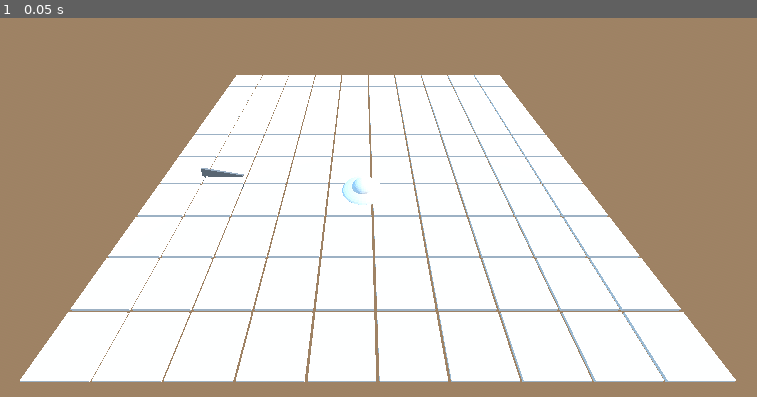
Above: before the commit, frame 1.
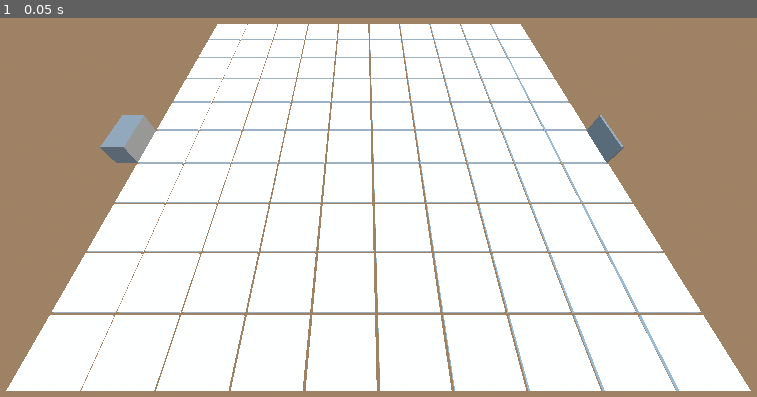
Above: after the commit, the same moment.

Repository: MackWessels/glowfront
Game: Godot game, scene res://scenes/main.tscn
Same seed, same stepped clock (60 frames per second), same inputs: the game is played once before the commit and once after it.
Inputs:
- Up to frame 1 (0.05 s): no input

The runs differ from the first frame. In frame 1, 23% of the frame differs, in the area x 0-100%, y 1-99%.

Commit message:
added portals to tile board

Diff:
--- a/scenes/enemy_spawner.tscn
+++ b/scenes/enemy_spawner.tscn
@@ -4,14 +4,14 @@
 [ext_resource type="PackedScene" uid="uid://bksm503hl2ahi" path="res://scenes/enemy.tscn" id="2_devoi"]
 
 [sub_resource type="BoxMesh" id="BoxMesh_devoi"]
-size = Vector3(2, 1, 0.1)
+size = Vector3(2, 1, 1)
 
 [node name="EnemySpawner" type="Node3D"]
 script = ExtResource("1_ks1gq")
 enemy_scene = ExtResource("2_devoi")
 
 [node name="MeshInstance3D" type="MeshInstance3D" parent="."]
-transform = Transform3D(1, 0, 0, 0, 1, 0, 0, 0, 1, 0, 0.5, -1)
+transform = Transform3D(1, 0, 0, 0, 1, 0, 0, 0, 1, 0, 0.5, -1.5)
 mesh = SubResource("BoxMesh_devoi")
 
 [node name="Timer" type="Timer" parent="."]
--- a/scenes/main.tscn
+++ b/scenes/main.tscn
@@ -1,9 +1,8 @@
-[gd_scene load_steps=9 format=3 uid="uid://b8msl4kqjlhan"]
+[gd_scene load_steps=7 format=3 uid="uid://b8msl4kqjlhan"]
 
 [ext_resource type="Script" uid="uid://43uec7mcm20v" path="res://scripts/main.gd" id="1_0wfyh"]
 [ext_resource type="PackedScene" uid="uid://b3dnbvtjgt0fw" path="res://scenes/tile_board.tscn" id="3_jyhfs"]
 [ext_resource type="PackedScene" uid="uid://bksm503hl2ahi" path="res://scenes/enemy.tscn" id="3_sugp2"]
-[ext_resource type="PackedScene" uid="uid://4r5ok51tc656" path="res://scenes/enemy_spawner.tscn" id="4_jyhfs"]
 
 [sub_resource type="ProceduralSkyMaterial" id="ProceduralSkyMaterial_7dm0k"]
 sky_top_color = Color(0.517647, 0.788235, 1, 1)
@@ -18,19 +17,12 @@
 background_mode = 2
 sky = SubResource("Sky_ig7tw")
 
-[sub_resource type="Curve3D" id="Curve3D_0wfyh"]
-_data = {
-"points": PackedVector3Array(0, 0, 0, 0, 0, 0, 5, 0, 0, 0, 0, 0, 0, 0, 0, 3.59692, 0, 4.86735, 0, 0, 0, 0, 0, 0, -2.52515, 0, 3.74972, 0, 0, 0, 0, 0, 0, -4.27243, 0, -5.91308, 0, 0, 0, 0, 0, 0, 10.8044, 0, -2.41979),
-"tilts": PackedFloat32Array(0, 0, 0, 0, 0)
-}
-point_count = 5
-
 [node name="Main" type="Node3D"]
 script = ExtResource("1_0wfyh")
 enemy_scene = ExtResource("3_sugp2")
 
 [node name="OverheadCamera" type="Camera3D" parent="."]
-transform = Transform3D(1, 0, 0, 0, 0.707107, 0.707107, 0, -0.707107, 0.707107, 0, 10, 10)
+transform = Transform3D(1, 0, 0, 0, 0.573577, 0.819152, 0, -0.819152, 0.573577, 9, 10, 20)
 current = true
 
 [node name="DirectionalLight3D" type="DirectionalLight3D" parent="."]
@@ -39,22 +31,7 @@
 [node name="WorldEnvironment" type="WorldEnvironment" parent="."]
 environment = SubResource("Environment_7dm0k")
 
-[node name="EnemyPath" type="Path3D" parent="."]
-transform = Transform3D(1, 0, 0, 0, 1, 0, 0, 0, 1, 0, 0.0308299, 0)
-curve = SubResource("Curve3D_0wfyh")
-
-[node name="PathFollower" type="PathFollow3D" parent="EnemyPath"]
-transform = Transform3D(-0.960873, 0, 0.276985, 0, 1, 0, -0.276985, 0, -0.960873, 5, 0, 0)
-rotation_mode = 4
-
 [node name="TurretHolder" type="Node3D" parent="."]
 transform = Transform3D(1, 0, 0, 0, 1, 0, 0, 0, 1, 0, 0.386268, 0)
 
 [node name="TileBoard" parent="." instance=ExtResource("3_jyhfs")]
-transform = Transform3D(1, 0, 0, 0, 1, 0, 0, 0, 1, -9, 0, -12)
-
-[node name="Enemy" parent="." instance=ExtResource("3_sugp2")]
-
-[node name="EnemySpawner" parent="." instance=ExtResource("4_jyhfs")]
-transform = Transform3D(-0.973383, -0.229183, 0, 0.229183, -0.973383, 0, 0, 0, 1, -6.99048, 0.333387, 0)
-spawn_count = 10
--- a/scenes/tile.tscn
+++ b/scenes/tile.tscn
@@ -13,6 +13,7 @@
 size = Vector3(2.01019, 0.14469, 2.00403)
 
 [node name="Tile" type="StaticBody3D"]
+transform = Transform3D(1, 0, 0, 0, 1, 0, 0, 0, 1, 0, -0.05, 0)
 script = ExtResource("1_3dk36")
 turret_scene = ExtResource("2_ywnoi")
 
--- a/scenes/tile_board.tscn
+++ b/scenes/tile_board.tscn
@@ -1,8 +1,17 @@
-[gd_scene load_steps=3 format=3 uid="uid://b3dnbvtjgt0fw"]
+[gd_scene load_steps=5 format=3 uid="uid://b3dnbvtjgt0fw"]
 
 [ext_resource type="Script" uid="uid://ca8don34xaocj" path="res://scripts/tile_board.gd" id="1_58eyr"]
 [ext_resource type="PackedScene" uid="uid://bejcwxqtu5216" path="res://scenes/tile.tscn" id="2_utemg"]
+[ext_resource type="PackedScene" uid="uid://4r5ok51tc656" path="res://scenes/enemy_spawner.tscn" id="3_2x8nh"]
+[ext_resource type="PackedScene" uid="uid://bnpwkqho7ndgk" path="res://scenes/goal.tscn" id="4_ijtfa"]
 
-[node name="TileBoard" type="Node3D"]
+[node name="TileBoard" type="Node3D" node_paths=PackedStringArray("goal_node", "spawner_node")]
 script = ExtResource("1_58eyr")
 tile_scene = ExtResource("2_utemg")
+spacing = 0.1
+goal_node = NodePath("Goal")
+spawner_node = NodePath("EnemySpawner")
+
+[node name="EnemySpawner" parent="." instance=ExtResource("3_2x8nh")]
+
+[node name="Goal" parent="." instance=ExtResource("4_ijtfa")]
--- a/scripts/enemy.gd
+++ b/scripts/enemy.gd
@@ -11,7 +11,7 @@
 	is_targetable = true
 	current_health = max_health
 	add_to_group("enemies")
-	print("Enemy spawned:", name)
+
 
 
 func _physics_process(delta):
--- a/scripts/enemy_spawner.gd
+++ b/scripts/enemy_spawner.gd
@@ -9,11 +9,10 @@
 var timer := Timer.new()
 
 func _ready():
-	print("Enemy spawner ready")
 	timer.wait_time = spawn_interval
 	timer.one_shot = false
 	timer.timeout.connect(_on_timer_timeout)
-	add_child(timer)
+	#add_child(timer)
 	timer.start()
 
 func _on_timer_timeout():
@@ -24,7 +23,6 @@
 	if enemy_scene:
 		var enemy = enemy_scene.instantiate()
 
-		# Optional: Set path follow if you have a PathFollow3D system
 		if enemy_path != NodePath():
 			var path_follower = get_node(enemy_path).duplicate()
 			path_follower.add_child(enemy)
@@ -32,7 +30,6 @@
 		else:
 			get_tree().current_scene.add_child(enemy)
 
-		enemy.add_to_group("enemies")  # Ensure turret detects it
-		print("Spawned enemy #%d: %s" % [spawned + 1, enemy.name])
+		enemy.add_to_group("enemies")
 
 		spawned += 1
--- a/scripts/main.gd
+++ b/scripts/main.gd
@@ -4,23 +4,3 @@
 @onready var path = $EnemyPath
 
 var spawn_count = 0
-
-
-
-func spawn_enemy():
-	if enemy_scene == null:
-		return
-
-	var enemy = enemy_scene.instantiate()
-	var follower = PathFollow3D.new()
-	follower.progress_ratio = 0.0
-
-	follower.add_child(enemy)
-	path.add_child(follower)
-
-	spawn_count += 1
-
-func _process(delta):
-	for follower in path.get_children():
-		if follower is PathFollow3D:
-			follower.progress_ratio += delta * 0.05
--- a/scripts/tile.gd
+++ b/scripts/tile.gd
@@ -4,6 +4,15 @@
 var has_turret = false
 var grid_x: int
 var grid_z: int
+
+var grid_position: Vector2i:
+	get:
+		return Vector2i(grid_x, grid_z)
+	set(value):
+		grid_x = value.x
+		grid_z = value.y
+
+var tile_board: Node
 
 func _input_event(camera: Camera3D, event: InputEvent, position: Vector3, normal: Vector3, shape_idx: int) -> void:
 	if event is InputEventMouseButton and event.button_index == MOUSE_BUTTON_RIGHT and event.pressed:
--- a/scripts/tile_board.gd
+++ b/scripts/tile_board.gd
@@ -1,17 +1,61 @@
 extends Node3D
 
+@export var board_size: int = 10
 @export var tile_scene: PackedScene
-@export var columns: int = 10
-@export var rows: int = 10
-@export var tile_spacing: float = 2.1
+@export var tile_size: float = 2.0
+@export var spacing: float = 0.2
+
+@export var goal_node: Node3D
+@export var spawner_node: Node3D
+
+var tiles = {}
 
 func _ready():
-	for x in range(columns):
-		for z in range(rows):
+	generate_board()
+	position_portal(goal_node, "right")
+	position_portal(spawner_node, "left")
+
+func generate_board():
+	for x in board_size:
+		for z in board_size:
 			var tile = tile_scene.instantiate()
-			add_child(tile)
-			tile.global_position = global_position + Vector3(x * tile_spacing, 0, z * tile_spacing)
-
-			# Set grid coordinates
+			var pos = Vector3(
+				x * (tile_size + spacing),
+				0,
+				z * (tile_size + spacing)
+			)
+			tile.global_position = pos
 			tile.grid_x = x
 			tile.grid_z = z
+			add_child(tile)
+			tiles[Vector2i(x, z)] = tile
+
+
+func position_portal(node: Node3D, direction: String):
+	var tile_x := 0
+	var tile_z := board_size / 2  # Center row/column
+	var rotation_y := 0.0
+
+	match direction:
+		"left":
+			tile_x = 0
+			rotation_y = deg_to_rad(90)
+		"right":
+			tile_x = board_size - 1
+			rotation_y = deg_to_rad(-90)
+		"top":
+			tile_x = board_size / 2
+			tile_z = 0
+			rotation_y = 0
+		"bottom":
+			tile_x = board_size / 2
+			tile_z = board_size - 1
+			rotation_y = deg_to_rad(180)
+
+	var tile_key = Vector2i(tile_x, tile_z)
+	if tiles.has(tile_key):
+		node.global_position = tiles[tile_key].global_position
+		node.rotation.y = rotation_y
+		print("%s tile: (%d, %d)" % [direction.capitalize(), tile_x, tile_z])
+	else:
+		print("Tile not found at (%d, %d)" % [tile_x, tile_z])
